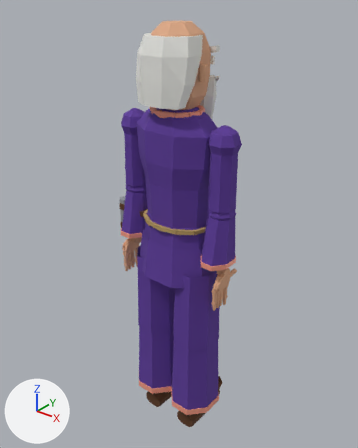
What one commit did to the glTF model game/player/robot/kits/wizard.glb.
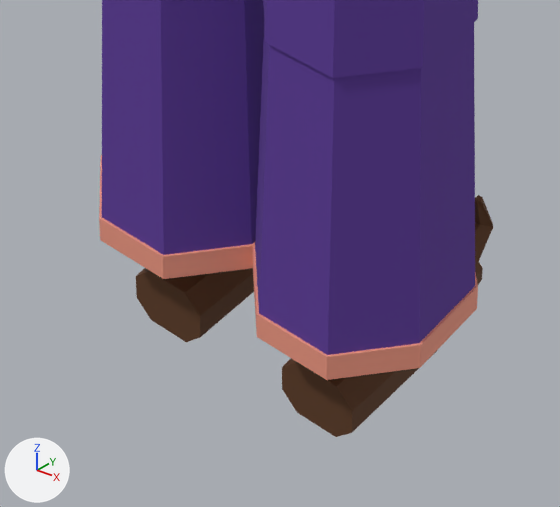
The first picture shows the older version from a 50 mm lens placed at (1.156, -1.434, 1.909), pointed at (-0.048, 0.071, 0.976). The close-ups show the older and then the newer version on the part from 33% to 66% of the width and 75% to 99% of the height of that picture. Only the edits that show in the close-ups are written down. The axes (+X, +Y, +Z) are drawn at lower left. The lights are the same throughout.

Names of what the first close-up shows: 'Wizard'.
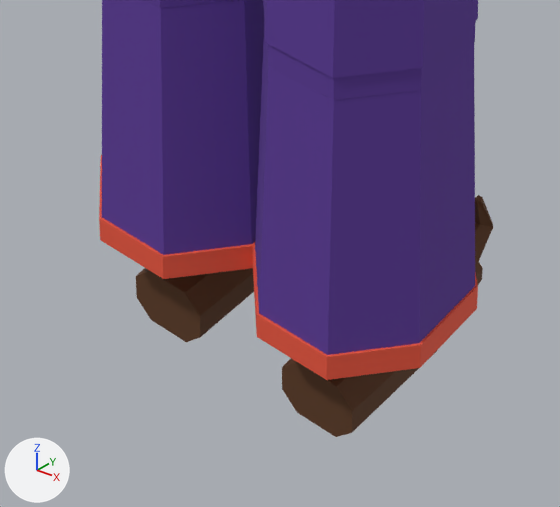
Diff of the bpy script that builds the scene:
```diff
--- a/game/player/robot/kits/wizard.glb.py
+++ b/game/player/robot/kits/wizard.glb.py
@@ mat_accent @@
 mat_accent = principled_material('accent')
-mat_accent.base_color = (0.95, 0.35, 0.25)  # beige #f9a089
+mat_accent.base_color = (0.89, 0.101, 0.0509)  # red #f25940
 mat_accent.metallic = 0.1
```

Pixel boxes (x1, y1, x2, y2) of what changed, in the close-ups (560 x 507 px):
'Wizard', recoloured
    both: (99, 18, 480, 383)
